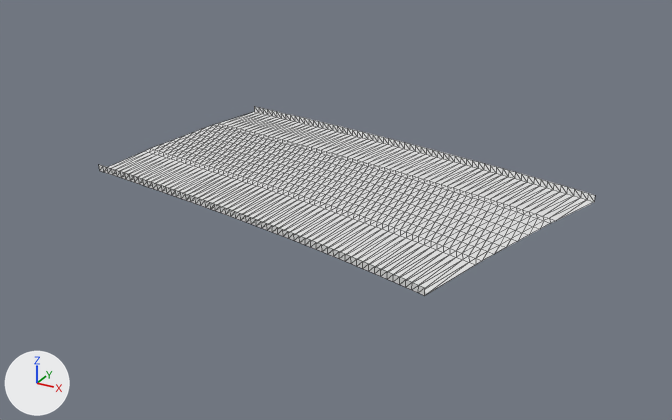
The glTF model public/assets/gen4/models/track-08.glb: old version first, new version second.
Rendered twice from a 50 mm lens placed at (585.8, -120.5, 50.0), pointed at (527.7, -14.9, -2.8). The lights are fixed; the arrows at lower left show +X, +Y and +Z. The first picture is the older version. Mesh edges are drawn as thin lines. Vertices at exactly the same position are counted once.

Names of what the first picture shows: 'track-08'.
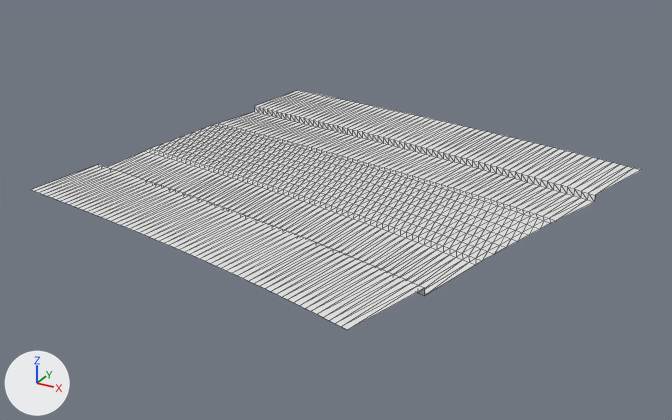
Pixel boxes [x1, y1, x2, y2] of what changed, in the pictures (672 x 420 px):
'track-08', reshaped (23% wider, 26% taller): before [99, 106, 595, 296]; after [31, 90, 640, 330]
part 1 of me_track_08, added: after [31, 90, 640, 330]

The change, as a diff of the scene's bpy script:
```diff
--- a/public/assets/gen4/models/track-08.glb.py
+++ b/public/assets/gen4/models/track-08.glb.py
@@ me_track_08 @@
 # used by ob_track_08; location = (0.0, 0.0, 0.0)
-me_track_08.from_pydata(...)  # 819 vertices, 1488 faces; spans x 492.7..560.9, y -36.4..10.0, z -0.3..2.0
+me_track_08.from_pydata(...)  # 945 vertices, 1736 faces; spans x 490.9..564.4, y -47.9..21.8, z -0.3..2.3
+# me_track_08 part 1
+# 104 vertices are added at x 490.9..564.4, y -47.9..21.8, z 0.6..2.3
+# 6 new vertices lie (-0.9, -12.0, -0.1) away from vertices in x 494.6..501.3, y -25.4..-24.4, z 0.7
+# 5 new vertices lie (2.2, 11.8, 0.2) away from vertices in x 518.0..522.1, y 5.8..6.6, z 1.4
+# 6 new vertices lie (1.0, -0.2, 0.0) away from vertices in x 490.9..548.5, y -43.6..21.5, z 0.6..2.1
+# 5 new vertices lie (0.9, -0.2, 0.0) away from vertices in x 517.1..545.5, y -47.4..-40.4, z 0.6
+# 248 new faces join them
```
